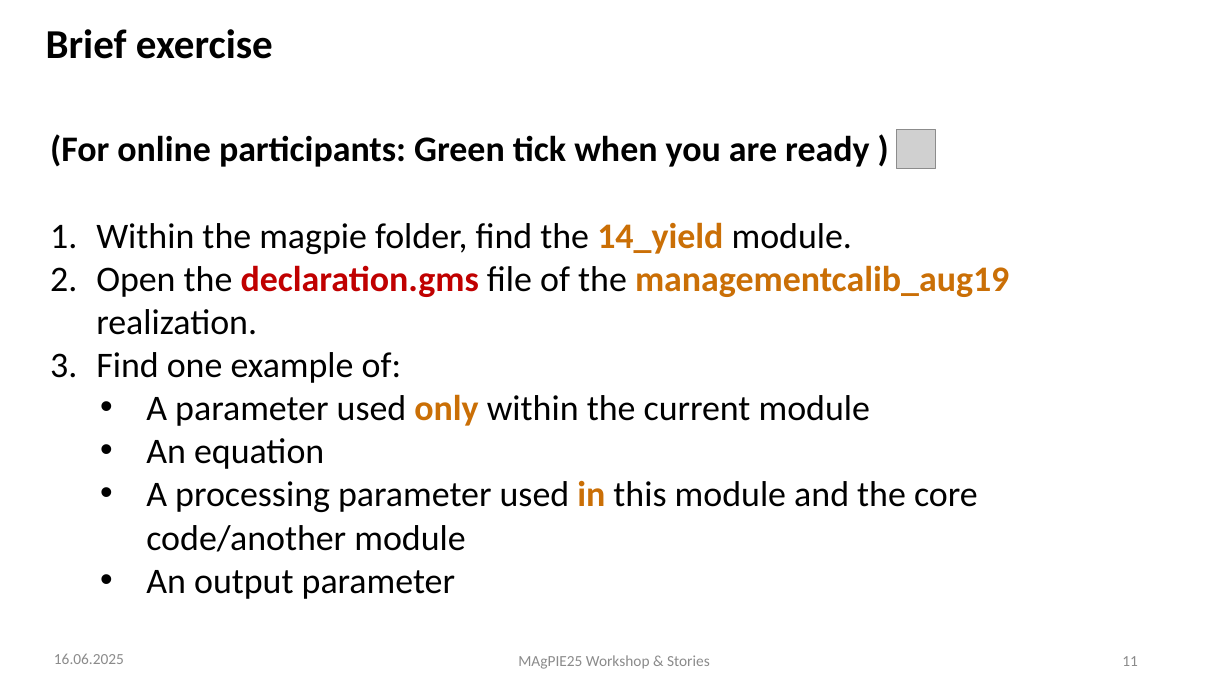
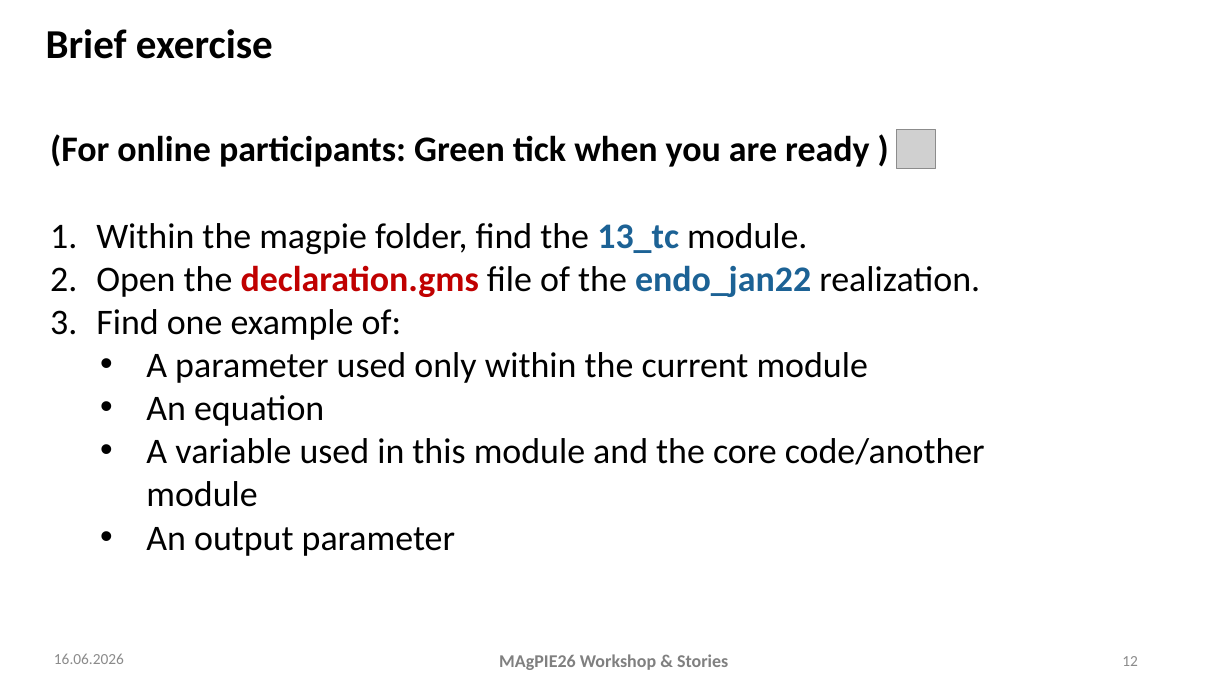
Before and after one commit to magpiemodel/magpiemodel.github.io, a slide deck: slide 12 of assets/slides/GAMS code, modules & realizations.pptx (slide 11 before the commit). Drawn at 1232x693 pixels with LibreOffice and Linux fonts; fonts in the diff are those of the drawing; grey boxes stand for pictures; background and template pictures are left out. Boxes give left, top, right and bottom in pixels: in the first picture for what was removed or moved away, otherwise in the second. Text is boxed around its words. In the diff, an @@ line names an element or a change of style, - is before the commit and + after.

Commit message:
updated tutorial slides in assets folder

```diff
--- a/assets/slides/GAMS code, modules & realizations.pptx
+++ b/assets/slides/GAMS code, modules & realizations.pptx
@@ text at (x1=96, y1=223, x2=980, y2=297): text changed @@
-1. Within the magpie folder, find the 14_yield module.
-2. Open the declaration.gms file of the managementcalib_aug19 realization.
+1. Within the magpie folder, find the 13_tc module.
+2. Open the declaration.gms file of the endo_jan22 realization.
@@ text at (x1=146, y1=352, x2=868, y2=383): text colour #CA6F06 to #000000, bold off in "only" @@
@@ text at (x1=146, y1=438, x2=985, y2=507): text changed @@
-• A processing parameter used in this module and the core code/another module
+• A variable used in this module and the core code/another module
@@ text at (x1=54, y1=653, x2=124, y2=664): text changed @@
-16.06.2025
+16.06.2026
@@ text at (x1=499, y1=654, x2=728, y2=670): text changed; size 12 to 14 pt; text colour #8C8C8C to #808080; bold on @@
-MAgPIE25 Workshop & Stories
+MAgPIE26 Workshop & Stories
@@ page number at (x1=1122, y1=656, x2=1138, y2=666): text changed @@
-11
+12
```
Also in this commit, not shown: 11 other slides changed, 1 slide added.
